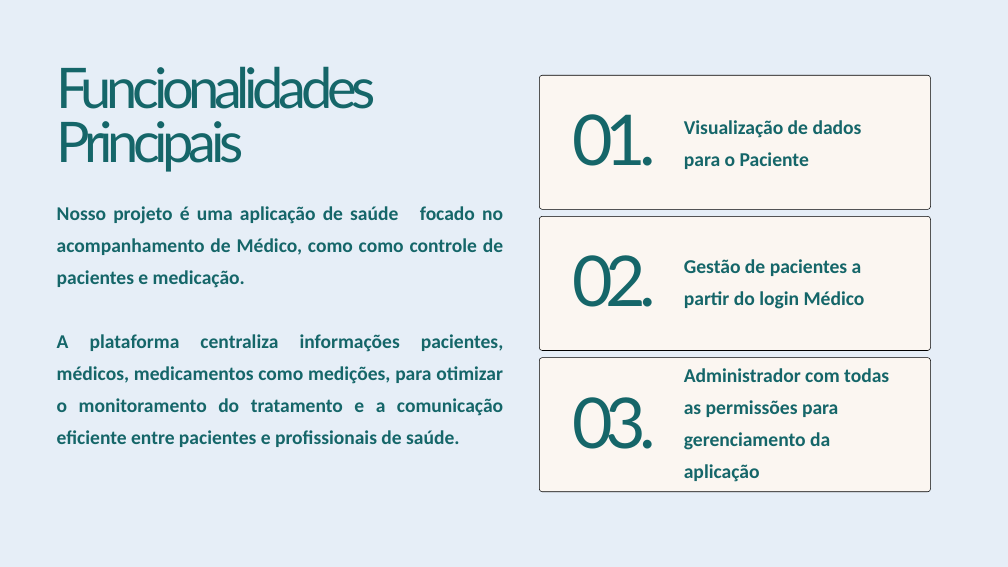
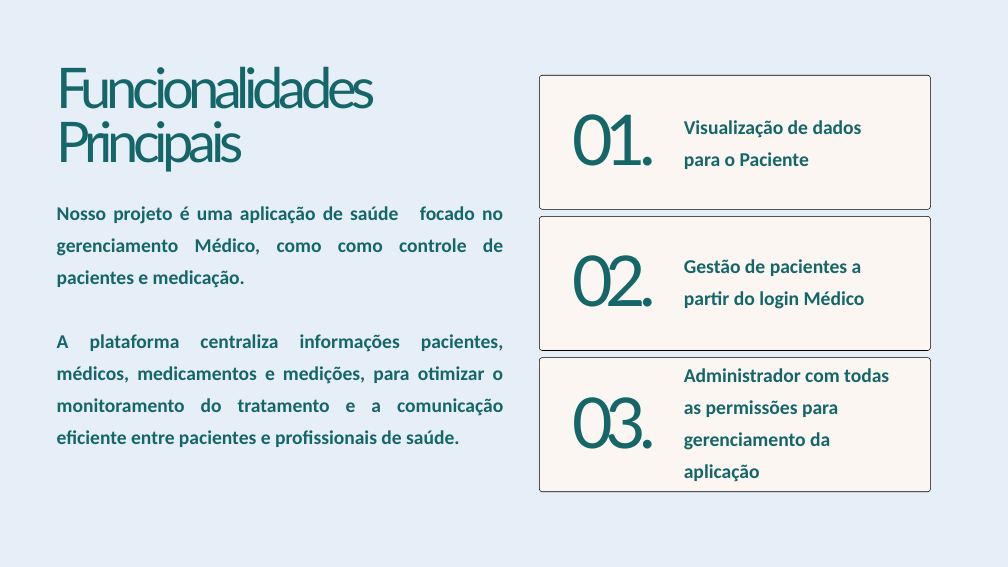
Before and after one commit to lucas0mp/ProjetoPOO-Final, a slide deck: slide 2 of Projeto POO.pptx. Drawn at 1008x567 pixels with LibreOffice and Linux fonts; fonts in the diff are those of the drawing. Boxes give left, top, right and bottom in pixels: in the first picture for what was removed or moved away, otherwise in the second. Text is boxed around its words. In the diff, an @@ line names an element or a change of style, - is before the commit and + after.

Commit message:
Add files via upload
Atualização da apresentação. Atualizando algumas informações sobre a aplicação.

```diff
--- a/Projeto POO.pptx
+++ b/Projeto POO.pptx
@@ text at (57,206,503,447): text changed @@
-Nosso projeto é uma aplicação de saúde focado no acompanhamento de Médico, como como controle de pacientes e medicação.
-A plataforma centraliza informações pacientes, médicos, medicamentos como medições, para otimizar o monitoramento do tratamento e a comunicação eficiente entre pacientes e profissionais de saúde.
+Nosso projeto é uma aplicação de saúde focado no gerenciamento Médico, como como controle de pacientes e medicação.
+A plataforma centraliza informações pacientes, médicos, medicamentos e medições, para otimizar o monitoramento do tratamento e a comunicação eficiente entre pacientes e profissionais de saúde.
```
Also in this commit, not shown: 2 other slides changed.
